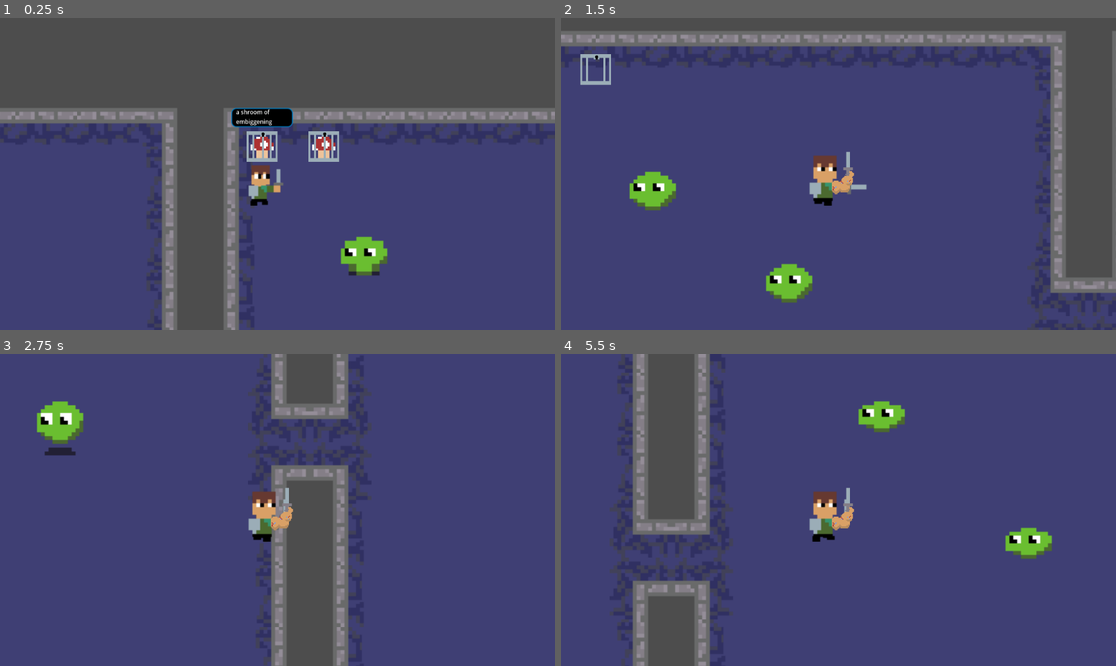
Above: before the commit, frames 1-4 (two rows, left to right).
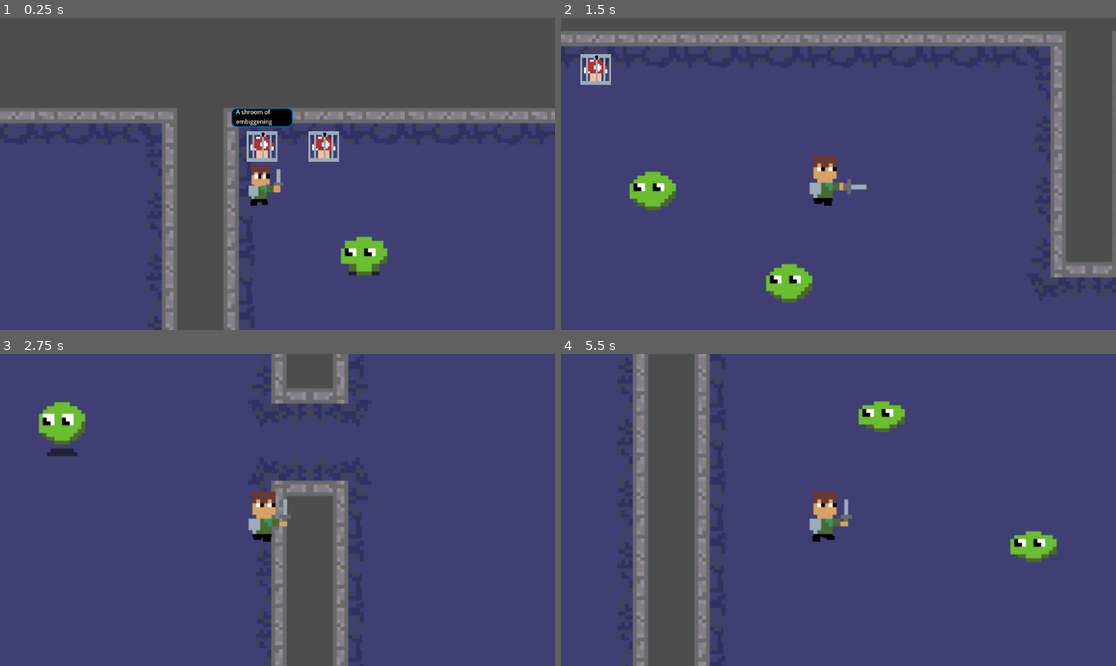
Above: after the commit, the same moments.

Repository: beml201/dungeon_game1
Game: Godot game, scene res://scenes/main.tscn
Same seed, same stepped clock (60 frames per second), same inputs: the game is played once before the commit and once after it.
Inputs (mouse positions are in pixels of both pictures, inside the frame that each line leads up to):
- Up to frame 1 (0.25 s): no input
- Up to frame 2 (1.5 s): move the mouse to (960, 158) at 0.52 s; hold D (right) 0.53-1.28 s; click (960, 158) at 0.6 s; move the mouse to (727, 189) at 1.27 s; hold S (down) from 1.28 s (still down); click (727, 189) at 1.35 s
- Up to frame 3 (2.75 s): move the mouse to (333, 441) at 2.02 s; release S (down) at 2.03 s; hold D (right) from 2.03 s (still down); click (333, 441) at 2.1 s
- Up to frame 4 (5.5 s): move the mouse to (810, 572) at 2.77 s; release D (right) at 2.78 s; hold W (up) 2.78-3.53 s; click (810, 572) at 2.85 s; move the mouse to (1005, 556) at 3.52 s; hold A (left) 3.53-5.03 s; click (1005, 556) at 3.6 s; move the mouse to (672, 463) at 4.27 s; click (672, 463) at 4.35 s; move the mouse to (866, 510) at 5.02 s; hold S (down) from 5.03 s (still down); click (866, 510) at 5.1 s

The runs differ from the first frame. In frame 1, less than 0.1% of the frame differs, in the area x 42-49%, y 29-31%; in frame 2, 1.9%; in frame 3, 3.6%; in frame 4, 3.8%, in the area x 8-90%, y 42-86%.

Commit message:
Updated dungeon corridor generation and mushroom activation

Diff:
--- a/scenes/dungeon.tscn
+++ b/scenes/dungeon.tscn
@@ -1,28 +1,43 @@
 [gd_scene load_steps=8 format=3 uid="uid://cku3o44upqqkh"]
 
 [ext_resource type="Script" path="res://scripts/dungeon.gd" id="1_aiwhc"]
-[ext_resource type="Texture2D" uid="uid://cqiatxnjmcrq6" path="res://assets/tile grid 4.png" id="2_hkg5a"]
+[ext_resource type="Texture2D" uid="uid://g6qh5l3so6s8" path="res://assets/dungeon tile inside corner 1.png" id="2_0xrlr"]
 [ext_resource type="Texture2D" uid="uid://bqmlpctednd8q" path="res://assets/tile grid 2.png" id="2_s3hbs"]
 
 [sub_resource type="PhysicsMaterial" id="PhysicsMaterial_cdsu0"]
 
-[sub_resource type="TileSetAtlasSource" id="TileSetAtlasSource_1bjk8"]
-texture = ExtResource("2_hkg5a")
-margins = Vector2i(80, 24)
-separation = Vector2i(0, 14)
+[sub_resource type="TileSetAtlasSource" id="TileSetAtlasSource_i7ei2"]
+texture = ExtResource("2_0xrlr")
 texture_region_size = Vector2i(64, 64)
-3:0/next_alternative_id = 2
-3:0/0 = 0
-3:0/0/physics_layer_0/polygon_0/points = PackedVector2Array(8, -8, 32, -8, 32, 4, 32, 8, -8, 8, -8, -32, 8, -32)
-3:0/1 = 1
-3:0/1/flip_h = true
-3:0/1/physics_layer_0/polygon_0/points = PackedVector2Array(-8, -8, -8, -32, 4, -32, 8, -32, 8, 8, -32, 8, -32, -8)
-3:1/next_alternative_id = 2
-3:1/0 = 0
-3:1/0/physics_layer_0/polygon_0/points = PackedVector2Array(8, 8, 8, 32, -4, 32, -8, 32, -8, -8, 32, -8, 32, 8)
-3:1/1 = 1
-3:1/1/flip_h = true
-3:1/1/physics_layer_0/polygon_0/points = PackedVector2Array(-8, 8, -32, 8, -32, -4, -32, -8, 8, -8, 8, 32, -8, 32)
+0:0/next_alternative_id = 8
+0:0/0 = 0
+0:0/0/physics_layer_0/polygon_0/points = PackedVector2Array(-8, 8, 32, 8, 32, 24, 8, 24, 8, 32, -8, 32)
+0:0/1 = 1
+0:0/1/flip_v = true
+0:0/1/physics_layer_0/polygon_0/points = PackedVector2Array(-8, -8, 32, -8, 32, -24, 8, -24, 8, -32, -8, -32)
+0:0/2 = 2
+0:0/2/flip_h = true
+0:0/2/physics_layer_0/polygon_0/points = PackedVector2Array(8, 8, -32, 8, -32, 24, -8, 24, -8, 32, 8, 32)
+0:0/3 = 3
+0:0/3/flip_h = true
+0:0/3/flip_v = true
+0:0/3/physics_layer_0/polygon_0/points = PackedVector2Array(8, -8, -32, -8, -32, -24, -8, -24, -8, -32, 8, -32)
+0:0/4 = 4
+0:0/4/flip_h = true
+0:0/4/transpose = true
+0:0/4/physics_layer_0/polygon_0/points = PackedVector2Array(-8, -8, -8, 32, -24, 32, -24, 8, -32, 8, -32, -8)
+0:0/5 = 5
+0:0/5/transpose = true
+0:0/5/physics_layer_0/polygon_0/points = PackedVector2Array(8, -8, 8, 32, 24, 32, 24, 8, 32, 8, 32, -8)
+0:0/6 = 6
+0:0/6/flip_h = true
+0:0/6/flip_v = true
+0:0/6/transpose = true
+0:0/6/physics_layer_0/polygon_0/points = PackedVector2Array(-8, 8, -8, -32, -24, -32, -24, -8, -32, -8, -32, 8)
+0:0/7 = 7
+0:0/7/flip_v = true
+0:0/7/transpose = true
+0:0/7/physics_layer_0/polygon_0/points = PackedVector2Array(8, 8, 8, -32, 24, -32, 24, -8, 32, -8, 32, 8)
 
 [sub_resource type="TileSetAtlasSource" id="TileSetAtlasSource_nthdy"]
 texture = ExtResource("2_s3hbs")
@@ -53,8 +68,8 @@
 terrain_set_0/mode = 0
 terrain_set_0/terrain_0/name = "bitMask"
 terrain_set_0/terrain_0/color = Color(0.418871, 0.973965, 0, 1)
-sources/0 = SubResource("TileSetAtlasSource_1bjk8")
 sources/1 = SubResource("TileSetAtlasSource_nthdy")
+sources/0 = SubResource("TileSetAtlasSource_i7ei2")
 
 [node name="Dungeon" type="Node2D"]
 script = ExtResource("1_aiwhc")
--- a/scripts/dungeon.gd
+++ b/scripts/dungeon.gd
@@ -43,7 +43,7 @@
 func _process(delta):
 	pass
 
-func _on_magic_mushroom():
+func _on_magic_mushroom(event):
 	Global.dungeons_finished += 1
 	draw_corridor(Global.dungeons_finished)
 
@@ -91,38 +91,30 @@
 	return [rooms, direction_history]
 
 func draw_corridor(n_events):
-	const atlas := Global.CORRIDOR_TILE_DICT
 	# Create corridor from new room to old room
 	var which_side = generated_rooms[1][n_events]*Vector2i(-1,-1)
 	# Navigate the corridor to the correct position
-	var corridor_anchor = (which_side + Vector2i(1,1))
+	var corridor_pos := [which_side + Vector2i(1,1)]
 	# Standardise to world
-	corridor_anchor = room_pos_ul[n_events] + corridor_anchor*(ROOM_SIZE+Vector2i(-1,-1))/2
+	corridor_pos[0] = room_pos_ul[n_events] + corridor_pos[0]*(ROOM_SIZE+Vector2i(-1,-1))/2
 	# Add the other positions
-	var cp2 = corridor_anchor+Vector2i(which_side)
+	corridor_pos.append(corridor_pos[0]+Vector2i(which_side))
 	var tile_below := Vector2i(abs(which_side[1]), abs(which_side[0]))
-	var cp3 = corridor_anchor+tile_below
-	var cp4 = cp2+tile_below
+	corridor_pos.append(corridor_pos[0]+tile_below)
+	corridor_pos.append(corridor_pos[1]+tile_below)
 
-	# Giant code to select the correct tiles
-	var tile_order = []
+	# Code to select the correct tiles
 	var alt_tile_order = []
 	if which_side==Vector2i(1, 0):
-		tile_order = [atlas['c1'], atlas['c1'], atlas['c2'], atlas['c2']]
-		alt_tile_order = [0,1,0,1]
+		alt_tile_order = [1,3,0,2]
 	elif which_side==Vector2i(-1, 0):
-		tile_order = [atlas['c1'], atlas['c1'], atlas['c2'], atlas['c2']]
-		alt_tile_order = [1,0,1,0]
+		alt_tile_order = [3,1,2,0]
 	elif which_side==Vector2i(0, -1):
-		tile_order = [atlas['c1'], atlas['c2'], atlas['c1'], atlas['c2']]
-		alt_tile_order = [1,1,0,0]
+		alt_tile_order = [6,4,7,5]
 	elif which_side==Vector2i(0,1):
-		tile_order = [atlas['c2'], atlas['c1'], atlas['c2'], atlas['c1']]
-		alt_tile_order = [1,1,0,0]
-	tiles.set_cell(corridor_anchor, 0, tile_order[0], alt_tile_order[0])
-	tiles.set_cell(cp2, 0, tile_order[1], alt_tile_order[1])
-	tiles.set_cell(cp3, 0, tile_order[2], alt_tile_order[2])
-	tiles.set_cell(cp4, 0, tile_order[3], alt_tile_order[3])
+		alt_tile_order = [4,6,5,7]
+	for i in range(corridor_pos.size()):
+		tiles.set_cell(corridor_pos[i], 0, Vector2i(0,0), alt_tile_order[i])
 
 func add_mushrooms(coord_upperleft, room_width, room_height, types=['EMBIGGEN']):
 	for i in range(types.size()):
--- a/scripts/global.gd
+++ b/scripts/global.gd
@@ -7,12 +7,12 @@
 	"ul":Vector2i(0,0), "ml":Vector2i(0,1), "bl":Vector2i(0,2),
 	"um":Vector2i(1,0), "mm":Vector2i(1,1), "bm":Vector2i(1,2),
 	"ur":Vector2i(2,0), "mr":Vector2i(2,1), "br":Vector2i(2,2)}
-const CORRIDOR_TILE_DICT := {"c1":Vector2i(3, 0), "c2": Vector2i(3,1)}
 
 #  Dynamic MetaData
 var player_current_attack = false
 var player_can_attack = true
 var dungeons_finished := 0
+var player_can_upgrade = true
 
 # Public calls
 signal magic_mushroom
--- a/scripts/mushroom.gd
+++ b/scripts/mushroom.gd
@@ -6,20 +6,25 @@
 
 func _ready():
 	if mushroom_type=='EMBIGGEN':
+		$TextBox/Label.text = "A shroom of embiggening"
 		$Sprite2D.texture = load("res://assets/mush in cage.png")
 	else:
 		$Sprite2D.texture = load("res://assets/green mush in cage.png")
 
 func _physics_process(delta: float) -> void:
 	if in_range and Global.player_current_attack and not sprite_changed:
-		print("sprite change!")
-		sprite_changed=true
-		Global.magic_mushroom.emit()
-		$Sprite2D.texture = load("res://assets/cage.png")
+		sprite_changed = true
+		if Global.player_can_upgrade:
+			Global.magic_mushroom.emit("EMBIGGEN")
+			$TextBox/Label.text = "An empty cage..."
+			$Sprite2D.texture = load("res://assets/cage.png")
+		else:
+			Global.magic_mushroom.emit()
+			$TextBox/Label.text = "The caged mushroom stays caged..."
+		Global.player_can_upgrade = false
 
 func _on_view_body_entered(body: Node2D) -> void:
 	if body.name=="sam":
-		$TextBox/Label.text = "a shroom of embiggening"
 		$TextBox.show()
 		in_range = true
 	else:
--- a/scripts/sam.gd
+++ b/scripts/sam.gd
@@ -13,10 +13,11 @@
 	print("READY!")
 	Global.connect("magic_mushroom", _on_spritechange)
 #	SpriteChange.spritechange.connect(_on_spritechange)
-func _on_spritechange():
-	print("spirtechage2!")
-	$Sprite2D.texture = load("res://assets/animations/lil dude walking.png")
-	$Arm.show()
+func _on_spritechange(event):
+	if event=="EMBIGGEN":
+		$Sprite2D.texture = load("res://assets/animations/lil dude walking.png")
+	else:
+		$Arm.show()
 
 
 func get_input():
